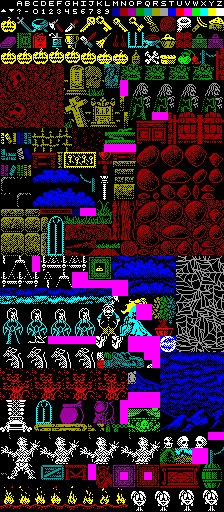
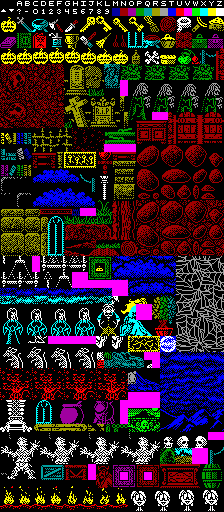
Revision of a layered 224×512 image; what changed, layer by layer:
painted on "Ghastly" over [128, 336, 160, 352]
